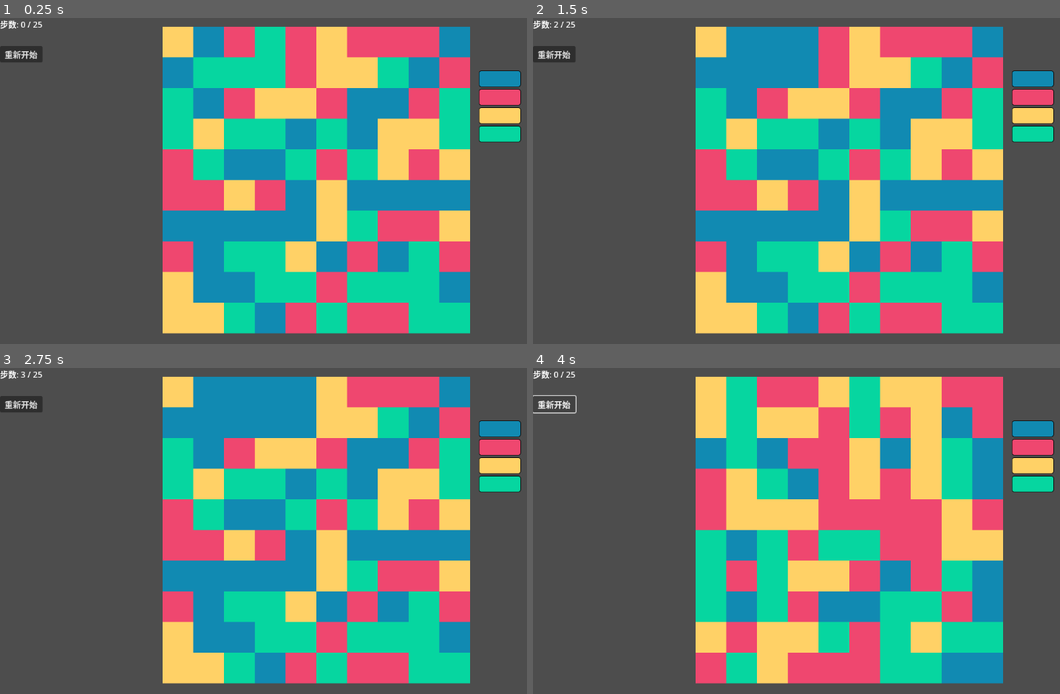
Above: before the commit, frames 1-4 (two rows, left to right).
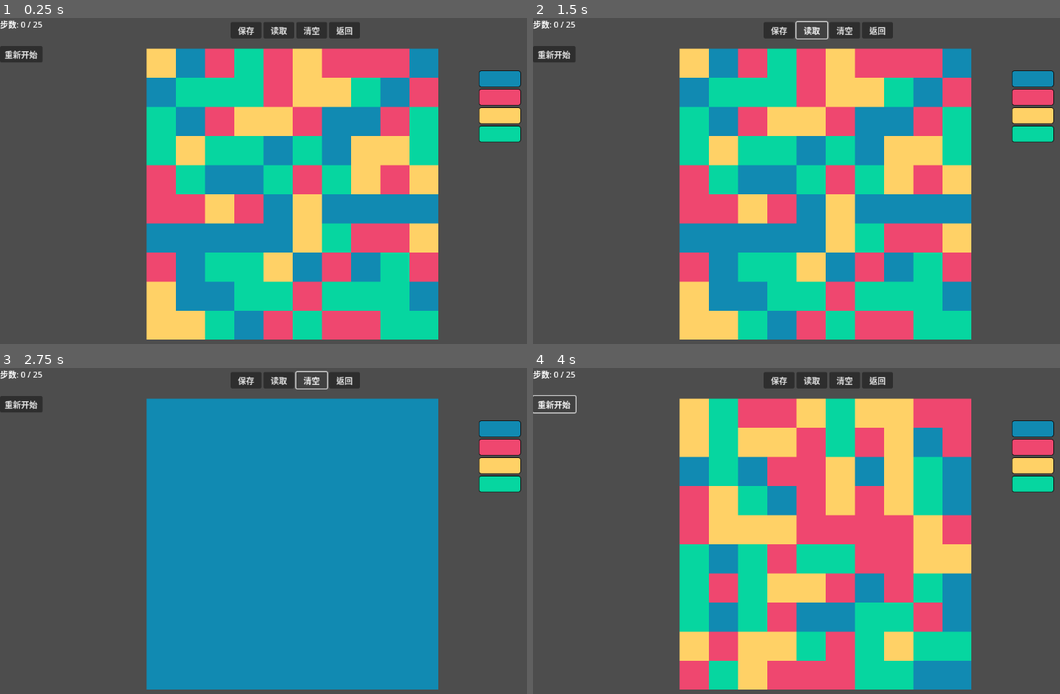
Above: after the commit, the same moments.

Repository: alpha-xdream/color_painting
Game: Godot game, scene res://flood_fill_game.tscn
Two runs of this game, one before a commit and one after it. Both use one fixed random seed, a clock stepped at 60 frames per second and the inputs below. This scene is started directly instead of the project's main scene.
Inputs (mouse positions are in pixels of both pictures, inside the frame that each line leads up to):
- Up to frame 1 (0.25 s): no input
- Up to frame 2 (1.5 s): click (780, 31) at 0.5 s, where only the run after the commit has a clickable "保存"; click (812, 31) at 1.25 s, where only the run after the commit has a clickable "读取"
- Up to frame 3 (2.75 s): click (310, 381) at 2 s, where only the run after the commit has a clickable "清空"
- Up to frame 4 (4 s): click (875, 381) at 2.75 s, where only the run after the commit has a clickable "返回"; click "重新开始" at 3.5 s

The runs differ from the first frame. In frame 1, 42% of the frame differs, in the area x 27-90%, y 1-99%; in frame 2, 43%; in frame 3, 43%; in frame 4, 45%.

Commit message:
编辑模式 （temp）

Diff:
--- a/flood_fill_game.gd
+++ b/flood_fill_game.gd
@@ -120,11 +120,15 @@
 	steps_lbl.text = "步数: %d / %d" % [steps, max_steps]
 
 func _on_restart_pressed() -> void:
+	restart_current_level()
+
+func restart_current_level():
 	steps = 0
 	game_over = false
 	build_grid()
 	update_ui()
 	status_lbl.text = ""
+
 
 func init_colors() -> void:
 	for i in color_count:
@@ -173,3 +177,89 @@
 func _on_color_changed(idx: int) -> void:
 	# 例如：把当前“笔刷”颜色记录到变量
 	select_color_index = idx
+
+
+
+# ========= 新增变量 =========
+@onready var edit_ui: CanvasLayer = $EditUI
+var edit_mode := false
+var brush_color_edit := 0		  # 编辑模式下的笔刷颜色
+
+# ========= 输入切换 =========
+func _unhandled_input(event: InputEvent) -> void:
+	if event.is_action_pressed("ui_cancel"):   # Esc 也可
+		toggle_edit_mode()
+
+func toggle_edit_mode() -> void:
+	edit_mode = !edit_mode
+	edit_ui.visible = edit_mode
+	set_process_input(edit_mode)		   # 让 _input 只在编辑模式接收
+	if edit_mode:
+		status_lbl.text = "编辑模式"
+	else:
+		restart_current_level()			# 退出编辑后重新随机一局或保留
+
+# ========= 编辑模式下输入 =========
+func _input(event: InputEvent) -> void:
+	if not edit_mode: return
+
+	var pos := get_viewport().get_mouse_position()
+	var cell := _cell_at_pos(pos)
+	if cell == null: return
+
+	# 左键循环颜色
+	if event is InputEventMouseButton and event.pressed and event.button_index == MOUSE_BUTTON_LEFT:
+		var old :int= board[cell.y][cell.x]
+		var next := (old + 1) % color_count
+		board[cell.y][cell.x] = next
+		redraw_board()
+
+	# 右键批量填充（同色连通块）
+	if event is InputEventMouseButton and event.pressed and event.button_index == MOUSE_BUTTON_RIGHT:
+		var target :int= board[cell.y][cell.x]
+		flood_fill(cell, target, brush_color_edit)
+		redraw_board()
+
+# 工具：把屏幕坐标 → 格子坐标
+func _cell_at_pos(pos: Vector2) -> Vector2i:
+	var local := grid.get_global_transform().affine_inverse() * pos
+	var col := int(local.x / (grid.size.x / grid_size))
+	var row := int(local.y / (grid.size.y / grid_size))
+	if col < 0 or col >= grid_size or row < 0 or row >= grid_size:
+		return Vector2i(-1, -1)
+	return Vector2i(col, row)
+
+# ========= 保存 / 读取 =========
+func _on_save_pressed() -> void:
+	var file := FileAccess.open("user://level.txt", FileAccess.WRITE)
+	for row in board:
+		file.store_line(",".join(row.map(str)))
+	file.close()
+	print("关卡已保存到 user://level.txt")
+
+func _on_load_pressed() -> void:
+	if not FileAccess.file_exists("user://level.txt"):
+		push_error("文件不存在"); return
+	var file := FileAccess.open("user://level.txt", FileAccess.READ)
+	var lines := file.get_as_text().split("\n")
+	file.close()
+	# 简单校验
+	if lines.size() != grid_size:
+		push_error("关卡尺寸不符"); return
+	for y in grid_size:
+		var cols := lines[y].split(",", true, 0)
+		if cols.size() != grid_size:
+			push_error("列数不符"); return
+		for x in grid_size:
+			board[y][x] = int(cols[x])
+	redraw_board()
+	status_lbl.text = "关卡已加载"
+
+func _on_clear_pressed() -> void:
+	for y in grid_size:
+		for x in grid_size:
+			board[y][x] = 0
+	redraw_board()
+
+func _on_return_pressed() -> void:
+	toggle_edit_mode()
--- a/flood_fill_game.tscn
+++ b/flood_fill_game.tscn
@@ -6,10 +6,10 @@
 script = ExtResource("1_wyk1y")
 
 [node name="GridContainer" type="GridContainer" parent="."]
-offset_left = 317.0
-offset_top = 17.0
-offset_right = 917.0
-offset_bottom = 617.0
+offset_left = 286.0
+offset_top = 60.0
+offset_right = 855.0
+offset_bottom = 629.0
 theme_override_constants/h_separation = 0
 theme_override_constants/v_separation = 0
 
@@ -41,4 +41,46 @@
 size_flags_horizontal = 0
 size_flags_vertical = 4
 
+[node name="EditUI" type="CanvasLayer" parent="."]
+
+[node name="HBoxContainer" type="HBoxContainer" parent="EditUI"]
+anchors_preset = 5
+anchor_left = 0.5
+anchor_right = 0.5
+offset_left = -126.0
+offset_top = 8.0
+offset_right = 126.0
+offset_bottom = 40.0
+grow_horizontal = 2
+pivot_offset = Vector2(0.5, 0)
+size_flags_horizontal = 4
+
+[node name="Button" type="Button" parent="EditUI/HBoxContainer"]
+custom_minimum_size = Vector2(60, 0)
+layout_mode = 2
+size_flags_horizontal = 4
+text = "保存"
+
+[node name="Button2" type="Button" parent="EditUI/HBoxContainer"]
+custom_minimum_size = Vector2(60, 0)
+layout_mode = 2
+size_flags_horizontal = 4
+text = "读取"
+
+[node name="Button3" type="Button" parent="EditUI/HBoxContainer"]
+custom_minimum_size = Vector2(60, 0)
+layout_mode = 2
+size_flags_horizontal = 4
+text = "清空"
+
+[node name="Button4" type="Button" parent="EditUI/HBoxContainer"]
+custom_minimum_size = Vector2(60, 0)
+layout_mode = 2
+size_flags_horizontal = 4
+text = "返回"
+
 [connection signal="button_up" from="UI/Restart" to="." method="_on_restart_pressed"]
+[connection signal="button_down" from="EditUI/HBoxContainer/Button" to="." method="_on_save_pressed"]
+[connection signal="button_down" from="EditUI/HBoxContainer/Button2" to="." method="_on_load_pressed"]
+[connection signal="button_down" from="EditUI/HBoxContainer/Button3" to="." method="_on_clear_pressed"]
+[connection signal="button_down" from="EditUI/HBoxContainer/Button4" to="." method="_on_return_pressed"]
